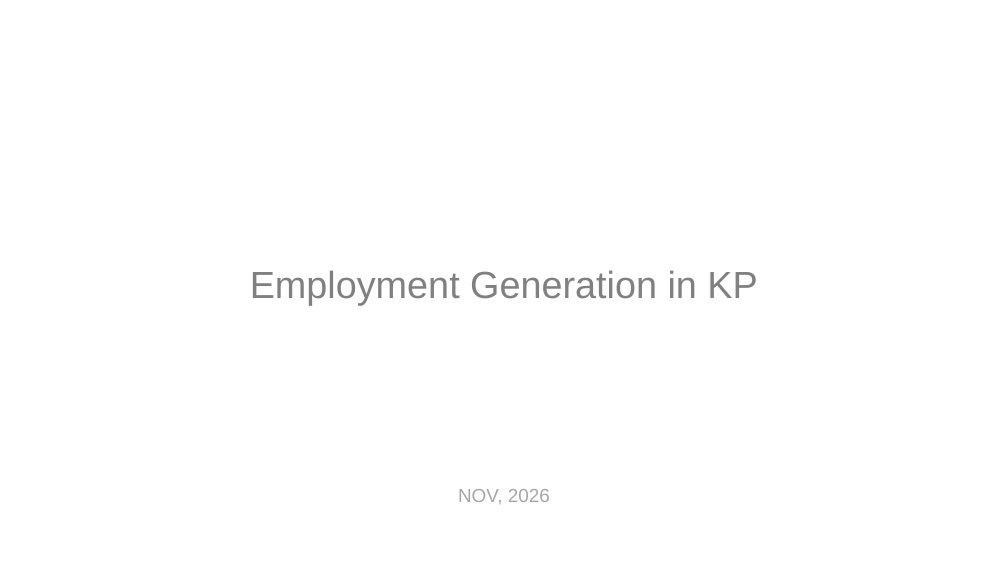
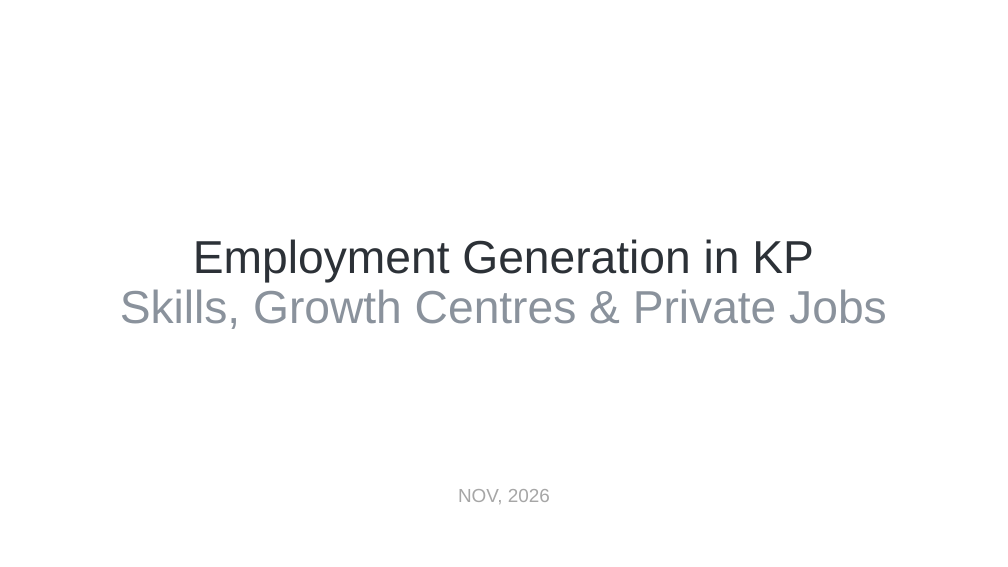
Before and after one commit to gb007waq/SLIDIFY, a slide deck: slide 1 of examples/sample.pptx. Drawn at 1008x567 pixels with LibreOffice and Linux fonts; fonts in the diff are those of the drawing. Boxes give left, top, right and bottom in pixels: in the first picture for what was removed or moved away, otherwise in the second. Text is boxed around its words. In the diff, an @@ line names an element or a change of style, - is before the commit and + after.

```diff
--- a/examples/sample.pptx
+++ b/examples/sample.pptx
@@ text "Employment Generation in KP": place and size @@
-text "Employment Generation in KP" at [250, 270, 757, 305]
+text "Employment Generation in KP" at [120, 239, 887, 329]
@@ text at [193, 239, 814, 283]: size 36 to 44 pt, text colour #808080 to #2C3137 in "Employment Generation in KP"; line spacing 1 to 0.9 @@
@@ text at [120, 289, 887, 329]: paragraph added @@
+Skills, Growth Centres & Private Jobs
```
Also in this commit, not shown: 7 other slides changed, 3 slides added, 3 slides removed, 8 other files.
